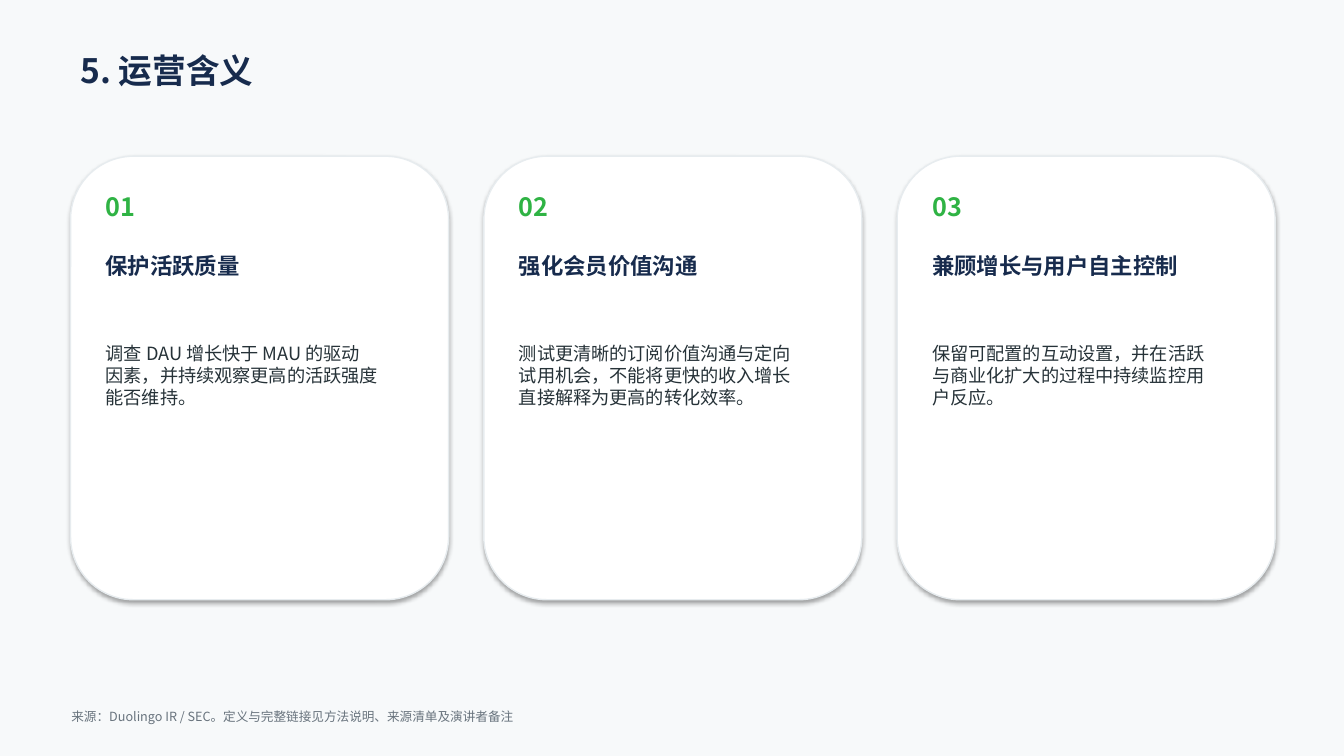
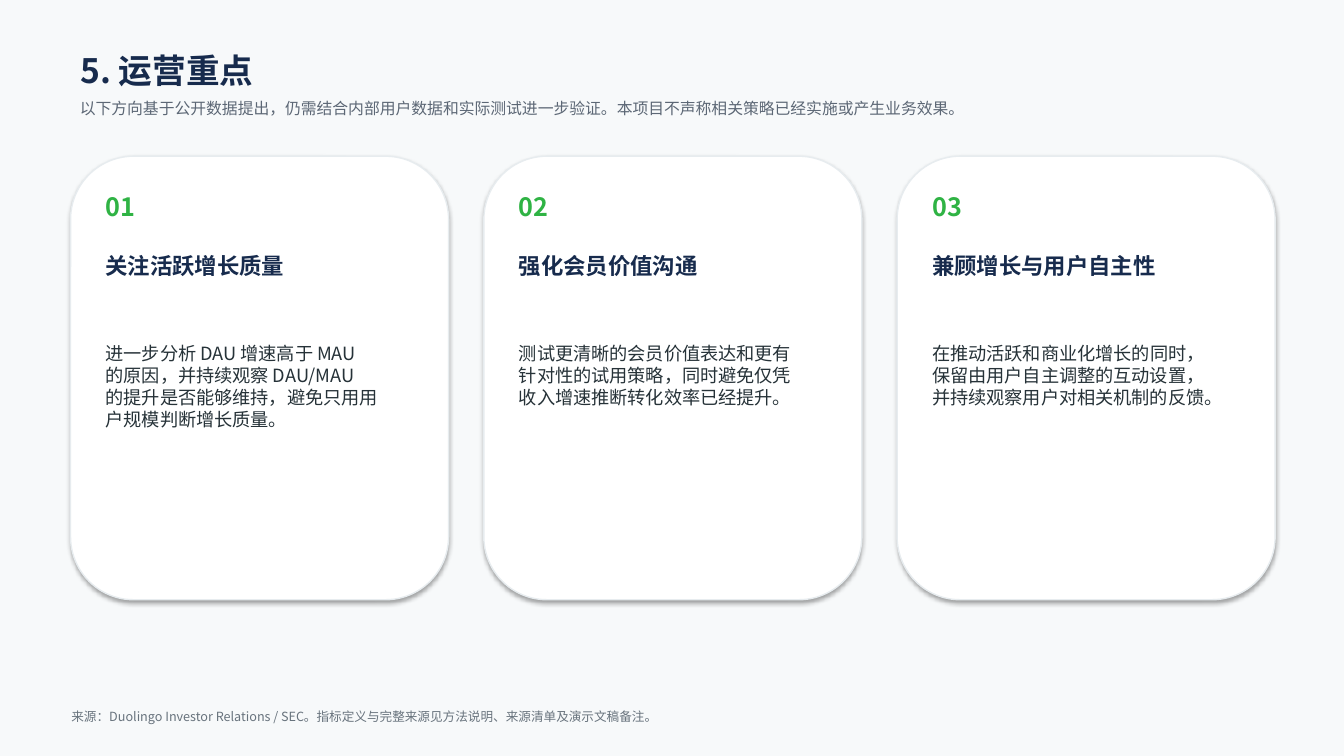
Before and after one commit to Ivyy-LEE/duolingo-growth-case-study, a slide deck: slide 6 of case_study/Duolingo_Growth_Operations_Case_Study_CN.pptx. Drawn at 1344x756 pixels with LibreOffice and Linux fonts; fonts in the diff are those of the drawing. Boxes give left, top, right and bottom in pixels: in the first picture for what was removed or moved away, otherwise in the second. Text is boxed around its words. In the diff, an @@ line names an element or a change of style, - is before the commit and + after.

```diff
--- a/case_study/Duolingo_Growth_Operations_Case_Study_CN.pptx
+++ b/case_study/Duolingo_Growth_Operations_Case_Study_CN.pptx
@@ text at [80,54,253,86]: text changed @@
-5. 运营含义
+5. 运营重点
@@ text added at [80,100,964,116], 11.2 pt, text #5C6775 @@
+以下方向基于公开数据提出，仍需结合内部用户数据和实际测试进一步验证。本项目不声称相关策略已经实施或产生业务效果。
@@ text at [106,255,285,276]: text changed @@
-保护活跃质量
+关注活跃增长质量
@@ text at [932,255,1155,276]: text changed @@
-兼顾增长与用户自主控制
+兼顾增长与用户自主性
@@ text at [106,344,378,428]: text changed @@
-调查 DAU 增长快于 MAU 的驱动
-因素，并持续观察更高的活跃强度
-能否维持。
+进一步分析 DAU 增速高于 MAU
+的原因，并持续观察 DAU/MAU
+的提升是否能够维持，避免只用用
+户规模判断增长质量。
@@ text at [519,344,791,406]: text changed @@
-测试更清晰的订阅价值沟通与定向
-试用机会，不能将更快的收入增长
-直接解释为更高的转化效率。
+测试更清晰的会员价值表达和更有
+针对性的试用策略，同时避免仅凭
+收入增速推断转化效率已经提升。
@@ text at [932,344,1222,406]: text changed @@
-保留可配置的互动设置，并在活跃
-与商业化扩大的过程中持续监控用
-户反应。
+在推动活跃和商业化增长的同时，
+保留由用户自主调整的互动设置，
+并持续观察用户对相关机制的反馈。
@@ text at [71,710,657,724]: text changed @@
-来源：Duolingo IR / SEC。定义与完整链接见方法说明、来源清单及演讲者备注
+来源：Duolingo Investor Relations / SEC。指标定义与完整来源见方法说明、来源清单及演示文稿备注。
```
Also in this commit, not shown: 4 other slides changed, 13 other files.
